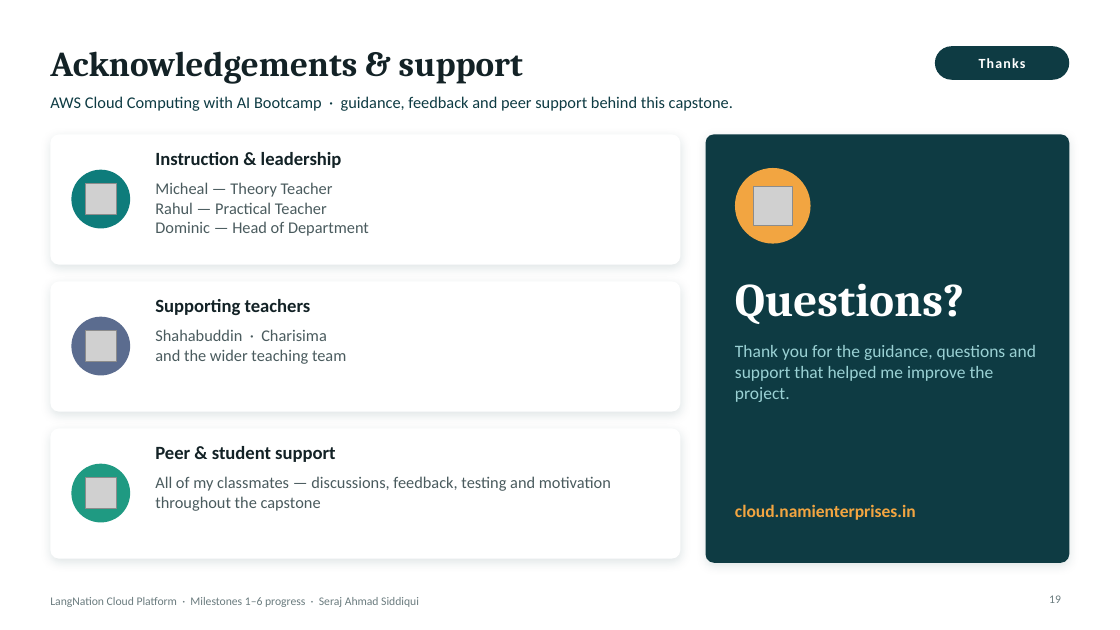
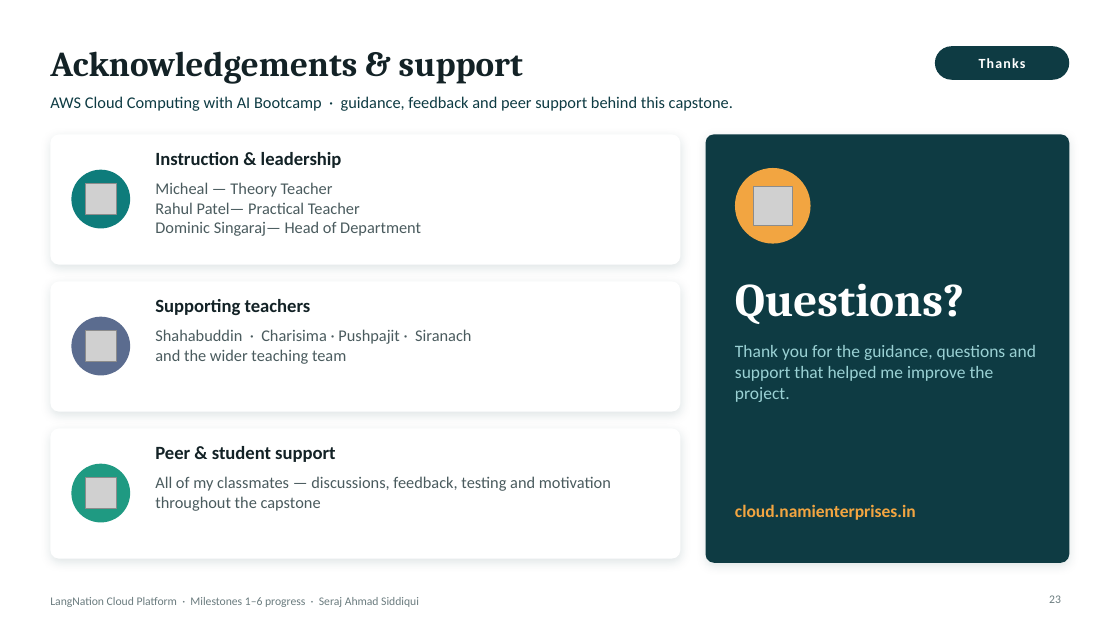
Before and after one commit to sheikhseraj/langnation-cloud-platform, a slide deck: slide 23 of docs/presentation/LangNation_M1-M6_Monday_Presentation.pptx (slide 19 before the commit). Drawn at 1120x630 pixels with LibreOffice and Linux fonts; fonts in the diff are those of the drawing; grey boxes stand for pictures; background and template pictures are left out. Boxes give left, top, right and bottom in pixels: in the first picture for what was removed or moved away, otherwise in the second. Text is boxed around its words. In the diff, an @@ line names an element or a change of style, - is before the commit and + after.

```diff
--- a/docs/presentation/LangNation_M1-M6_Monday_Presentation.pptx
+++ b/docs/presentation/LangNation_M1-M6_Monday_Presentation.pptx
@@ text at [155, 202, 421, 236]: text changed @@
-Rahul — Practical Teacher
-Dominic — Head of Department
+Rahul Patel— Practical Teacher
+Dominic Singaraj— Head of Department
@@ text at [155, 329, 471, 344]: text changed @@
-Shahabuddin · Charisima
+Shahabuddin · Charisima · Pushpajit · Siranach
@@ page number at [1049, 595, 1061, 603]: text changed @@
-19
+23
```
Also in this commit, not shown: 10 other slides changed, 4 slides added, 1 other file.
